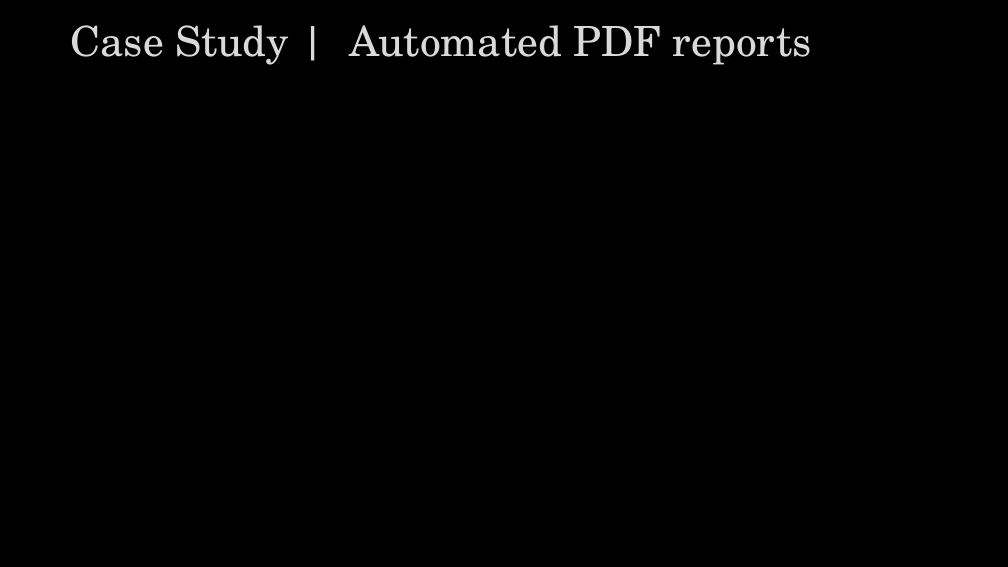
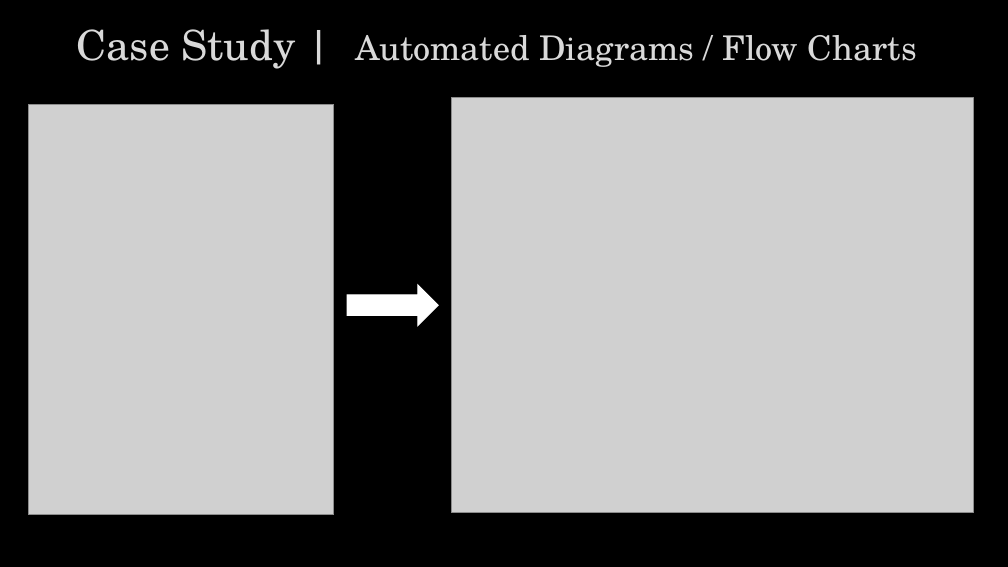
Before and after one commit to Tooblippe/tooblippe.github.io, a slide deck: slide 17 of assets/presentation-elements.pptx (slide 15 before the commit). Drawn at 1008x567 pixels with LibreOffice and Linux fonts; fonts in the diff are those of the drawing; grey boxes stand for pictures. Boxes give left, top, right and bottom in pixels: in the first picture for what was removed or moved away, otherwise in the second. Text is boxed around its words. In the diff, an @@ line names an element or a change of style, - is before the commit and + after.

```diff
--- a/assets/presentation-elements.pptx
+++ b/assets/presentation-elements.pptx
@@ title at <box>77,29,917,69</box>: text changed; size 39.6 to 32.4 pt @@
-Case Study | Automated PDF reports
+Case Study | Automated Diagrams / Flow Charts
@@ picture added at <box>29,104,334,515</box> @@
@@ picture added at <box>451,98,974,513</box> @@
@@ right arrow added at <box>347,285,438,326</box>, fill #FFFFFF, outline #FFFFFF 1 pt @@
```
Also in this commit, not shown: 4 other slides changed, 3 slides added, 1 slide removed, 9 other files.
